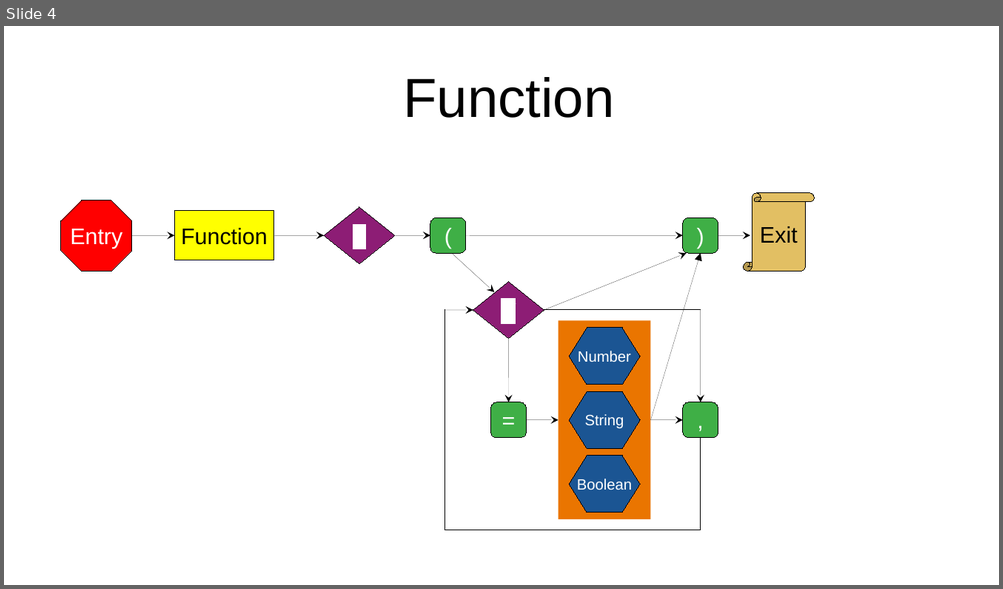
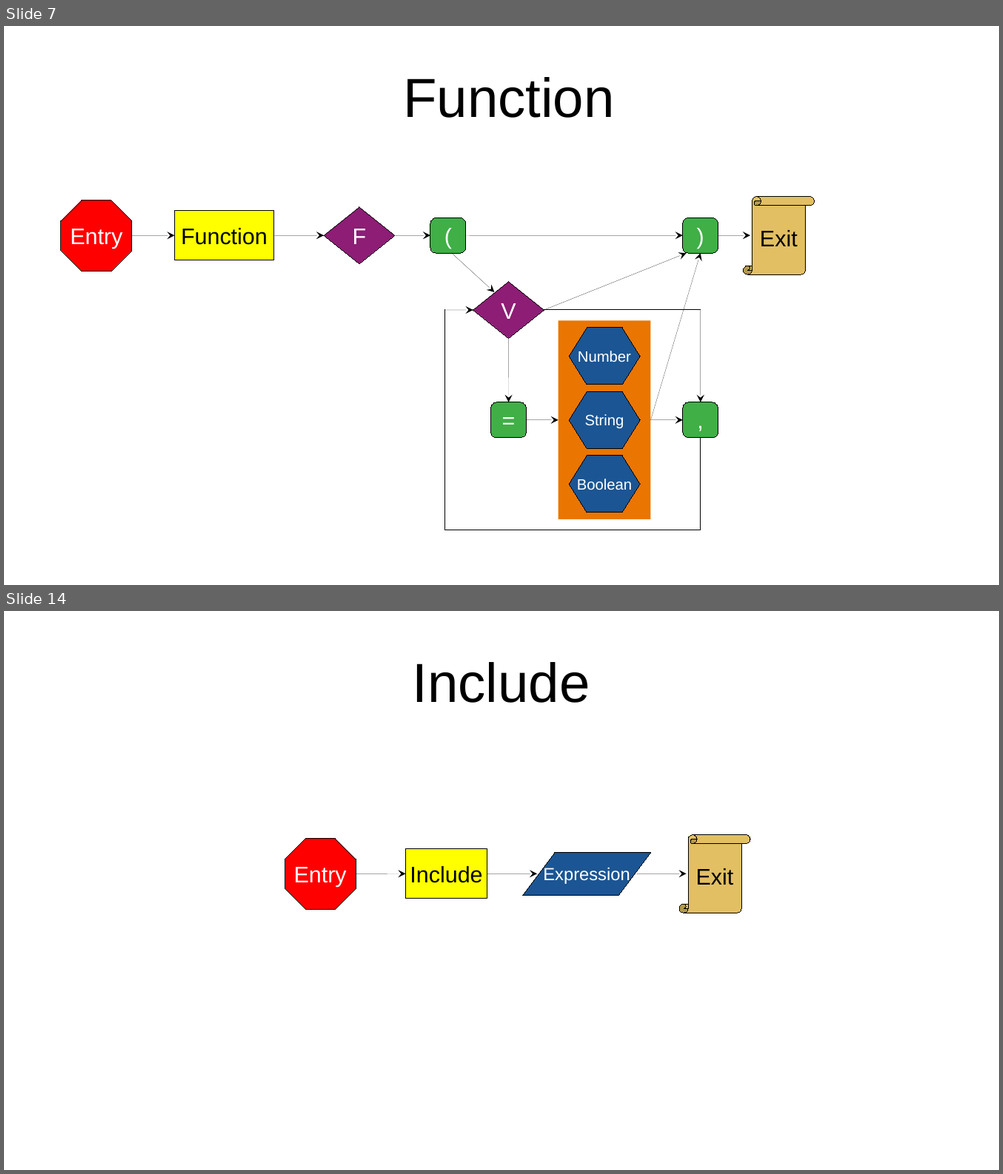
Before and after one commit to SparkFountain/BlitzBasicScript, a slide deck: assets/Grammar.odp. Shown one above the other, each under a label of ours: slide 4 before the commit, slides 7 and 14 after it; the slides between them are not shown. The pictures are 1003x589 and 1003x1174 pixels, drawn with LibreOffice and Linux fonts; fonts in the diff are those of the drawing. Boxes give left, top, right and bottom in pixels: in the first picture for what was removed or moved away, otherwise in the second. Text is boxed around its words. In the diff, an @@ line names an element or a change of style, - is before the commit and + after.

```diff
--- a/assets/Grammar.odp
+++ b/assets/Grammar.odp
@@ slide 14 added at (4, 611, 999, 1170), background #FFFFFF @@
@@ title added at (412, 662, 590, 703), 44 pt, text #000000 @@
+Include
@@ octagon added at (284, 838, 356, 910), fill #FF0000, outline #000000 0 pt, 18 pt, text #FFFFFF @@
+Entry
@@ rectangle added at (406, 849, 488, 899), fill #FFFF00, outline #000000 0 pt, 18 pt, text #000000 @@
+Include
@@ parallelogram added at (523, 853, 651, 895), fill #1B5593, outline #000000 0 pt, 14 pt, text #FFFFFF @@
+Expression
@@ vertical scroll added at (679, 834, 751, 914), fill #E2BF63, outline #000000 0 pt, 18 pt, text #000000 @@
+Exit
@@ arrow added from (356, 874) to (406, 874), #000000 0 pt @@
@@ arrow added from (488, 874) to (538, 874), #000000 0 pt @@
@@ arrow added from (637, 874) to (686, 874), #000000 0 pt @@
@@ what was slide 4 is now slide 7 @@
@@ slide 7 changed as well @@
@@ vertical scroll "Exit": place and size @@
-vertical scroll "Exit" at (743, 193, 814, 272)
+vertical scroll "Exit" at (743, 197, 814, 275)
@@ diamond "F" at (324, 207, 395, 264): highlight #FFFFFF to none @@
@@ arrow (651, 420) - (701, 253): arrowheads changed @@
@@ diamond "V" at (473, 281, 545, 338): highlight #FFFFFF to none @@
```
Also in this commit, not shown: 4 other slides changed, 8 other slides added.
